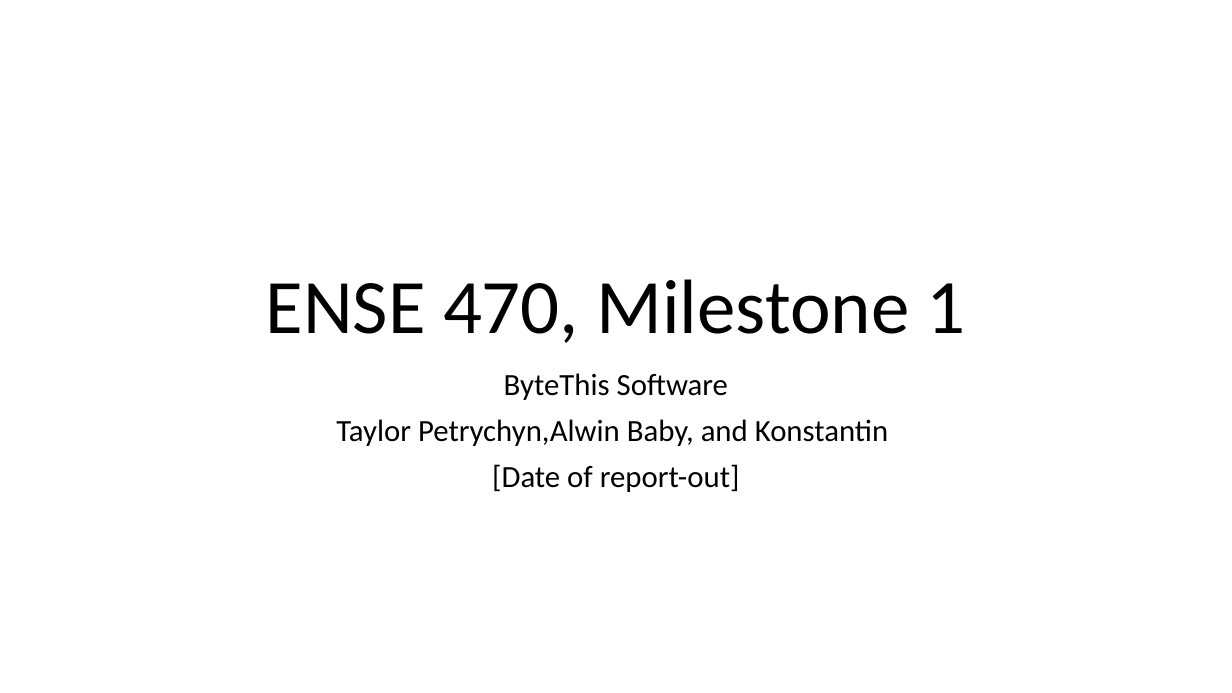
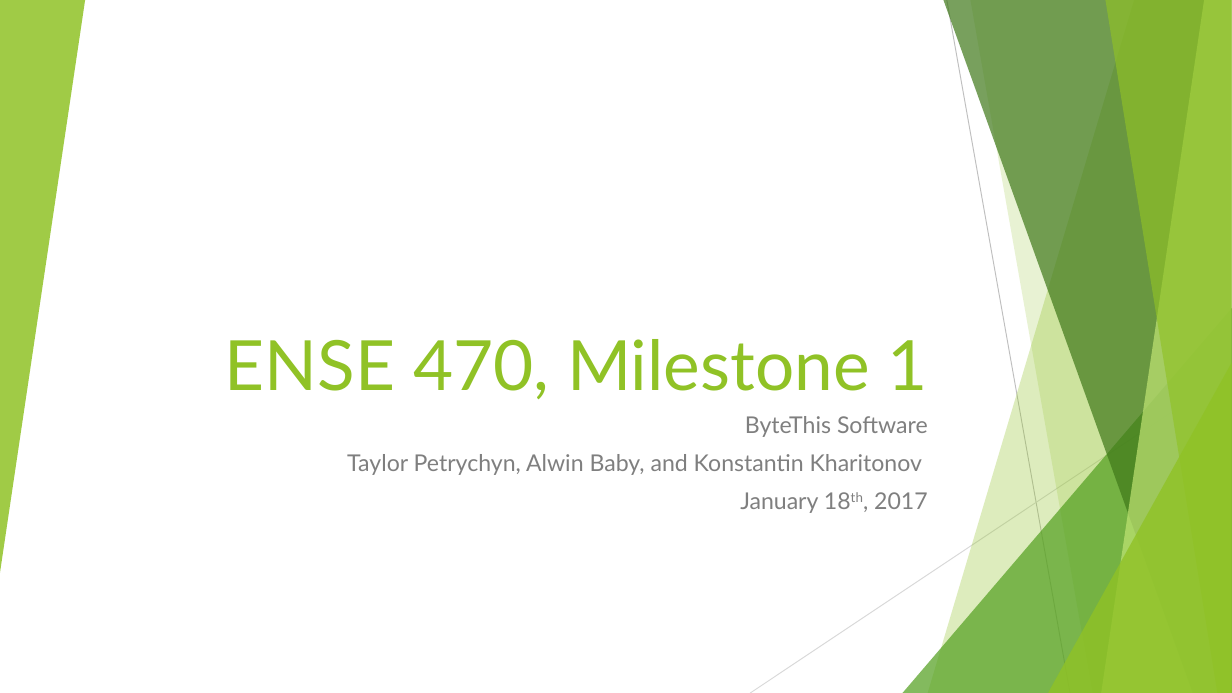
Before and after one commit to Konnie789/ENSE-470, a slide deck: slide 1 of Milestone 1/Milestone-1.ppt. Drawn at 1232x693 pixels with LibreOffice and Linux fonts; fonts in the diff are those of the drawing. Boxes give left, top, right and bottom in pixels: in the first picture for what was removed or moved away, otherwise in the second. Text is boxed around its words. In the diff, an @@ line names an element or a change of style, - is before the commit and + after.

Commit message:
Finished PPT

```diff
--- a/Milestone 1/Milestone-1.ppt
+++ b/Milestone 1/Milestone-1.ppt
@@ group added at [0,0,1231,693]: 5 freeform shapes, 3 triangles, 2 lines @@
@@ title "ENSE 470, Milestone 1": place and size @@
-title "ENSE 470, Milestone 1" at [265,279,966,343]
+title "ENSE 470, Milestone 1" at [225,339,927,399]
@@ title "ENSE 470, Milestone 1" at [225,339,927,399]: size 60 to 54 pt, font Calibri to Lato, text colour #000000 to #90C226; alignment centre to right; line spacing 0.9 to 1 @@
@@ subtitle "ByteThis Software": place and size @@
-subtitle "ByteThis Software" at [336,373,888,492]
+subtitle "ByteThis Software" at [347,416,928,513]
@@ subtitle at [745,416,928,437]: size 24 to 18 pt, font Calibri to Lato, text colour #000000 to #7F7F7F in "ByteThis Software"; alignment centre to right @@
@@ subtitle at [347,454,928,513]: text changed; size 24 to 18 pt; font Calibri to Lato; text colour #000000 to #7F7F7F @@
-Taylor Petrychyn,Alwin Baby, and Konstantin
-[Date of report-out]
+Taylor Petrychyn, Alwin Baby, and Konstantin Kharitonov
+January 18th, 2017
```
Also in this commit, not shown: 5 other slides changed, 2 slides added, 1 slide removed.
